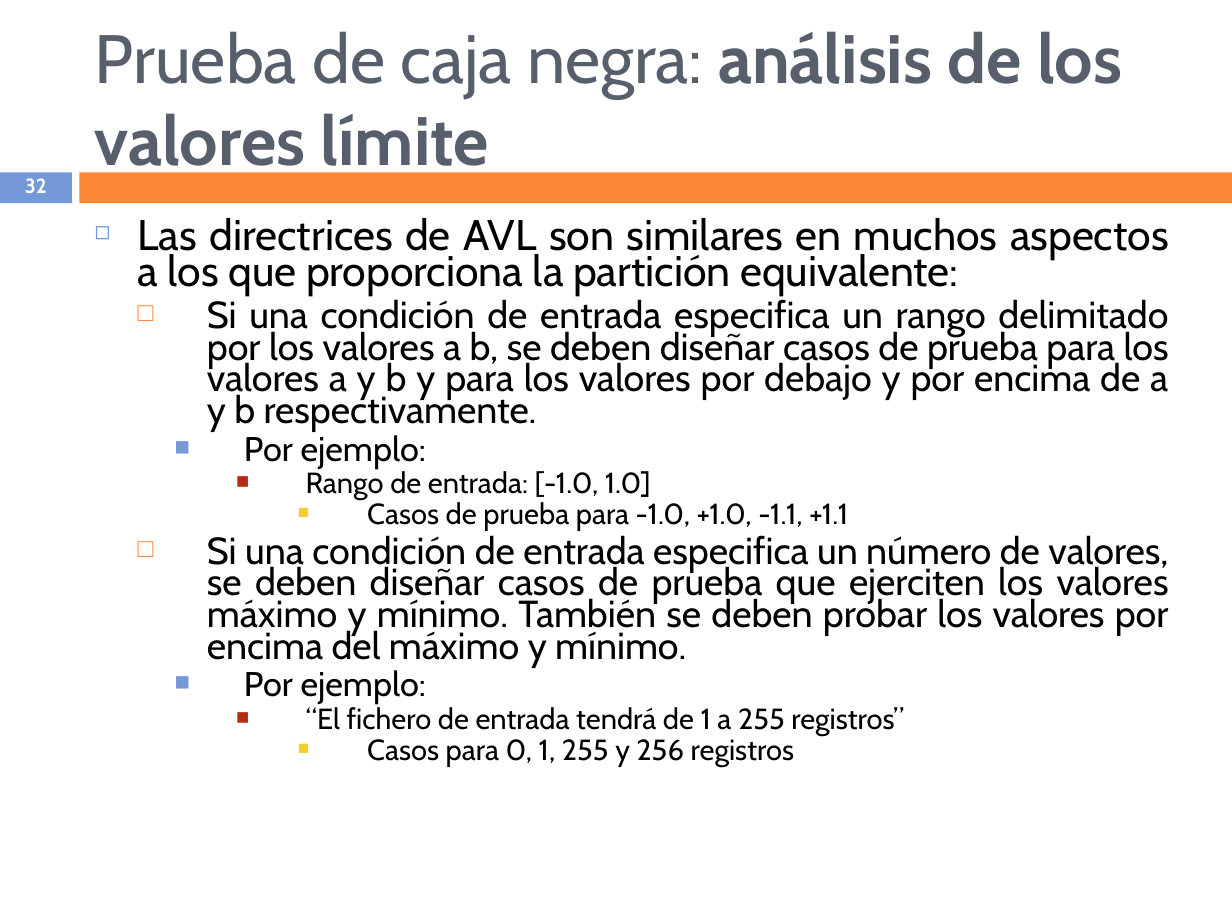
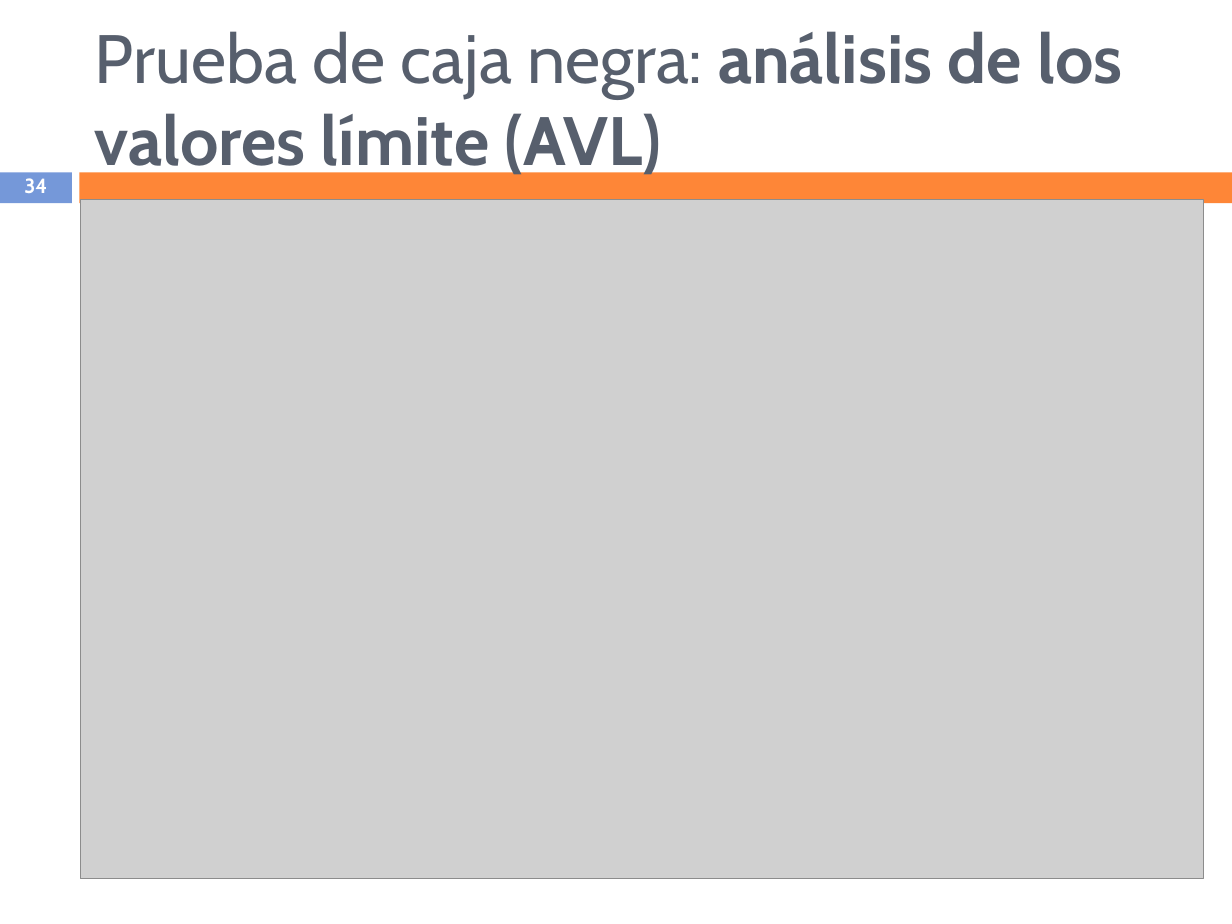
Before and after one commit to TerciodeMarte/DAM, a slide deck: slide 34 of DAM-1/ED/EVALUACION-3/TEMA-5/TEORIA/Diseño y realización de pruebas.ppt (slide 32 before the commit). Drawn at 1232x924 pixels with LibreOffice and Linux fonts; fonts in the diff are those of the drawing; grey boxes stand for pictures. Boxes give left, top, right and bottom in pixels: in the first picture for what was removed or moved away, otherwise in the second. Text is boxed around its words. In the diff, an @@ line names an element or a change of style, - is before the commit and + after.

```diff
--- a/DAM-1/ED/EVALUACION-3/TEMA-5/TEORIA/Diseño y realización de pruebas.ppt
+++ b/DAM-1/ED/EVALUACION-3/TEMA-5/TEORIA/Diseño y realización de pruebas.ppt
@@ title at <box>95,31,1123,181</box>: text changed @@
-Prueba de caja negra: análisis de los valores límite
+Prueba de caja negra: análisis de los valores límite (AVL)
@@ page number at <box>24,178,47,193</box>: text changed @@
-32
+34
@@ picture added at <box>80,200,1202,878</box> @@
@@ text removed at <box>138,218,1169,766</box> @@
-◻ Las directrices de AVL son similares en muchos aspectos a los que proporciona la partición equivalente:
-  □ Si una condición de entrada especifica un rango delimitado por los valores a b, se deben diseñar casos de prueba para los valores a y b y para los valores por debajo y por encima de a y b respectivamente.
-    ■ Por ejemplo:
-      ■ Rango de entrada: [-1.0, 1.0]
-        ■ Casos de prueba para -1.0, +1.0, -1.1, +1.1
-  □ Si una condición de entrada especifica un número de valores, se deben diseñar casos de prueba que ejerciten los valores máximo y mínimo. También se deben probar los valores por encima del máximo y mínimo.
-    ■ Por ejemplo:
-      ■ “El fichero de entrada tendrá de 1 a 255 registros”
-        ■ Casos para 0, 1, 255 y 256 registros
```
Also in this commit, not shown: 5 other slides changed, 4 slides added, 2 other files.
